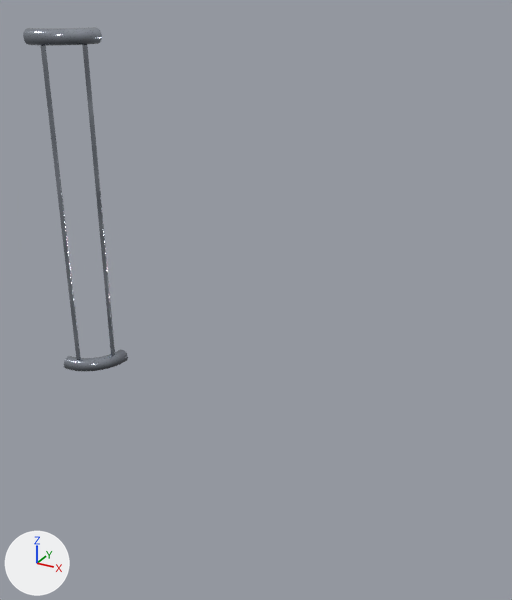
The glTF model public/katalog/modelle/gelaender-verbindung-90.gltf as it was, and as the next commit left it.
Camera for both pictures: a camera (50 mm lens) standing at (1.279, -1.366, 1.206) and looking at (0.509, 0.034, 0.506). The lights are fixed; the arrows at lower left show +X, +Y and +Z. The first picture is the older version. Vertices at exactly the same position are counted once.

The older version as bpy lines, for what is in view:
```python
me_sk0032_geländer_verbindung_90__001 = bpy.data.meshes.new('SK0032_Geländer-Verbindung_90°.001')
me_sk0032_geländer_verbindung_90__001.from_pydata(...)  # 1226 vertices, 1694 faces; spans x -0.065..0.065, y -0.065..0.065, z 0.0..1.12
# faces by material slot: [12, 1682]
me_sk0032_geländer_verbindung_90__001.materials.append(mat_beton_web_058)
me_sk0032_geländer_verbindung_90__001.materials.append(mat_stahl_web_046)
ob_sk0032_geländer_verbindung_90__001 = bpy.data.objects.new('SK0032_Geländer-Verbindung_90°.001', me_sk0032_geländer_verbindung_90__001)
ob_sk0032_geländer_verbindung_90__001.location = (0.0, 0.0, 0.0)
```
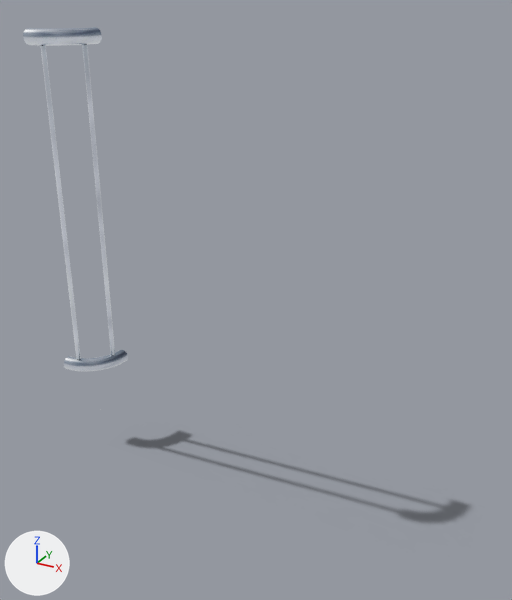
Changed parts and their boxes [x1, y1, x2, y2] in the pictures (512 x 600 px):
'Schatten', added
    after: [127, 432, 467, 522]
part 1 of me_sk0032_geländer_verbindung_90__001, recoloured
    both: [23, 27, 128, 371]

The change, as a list of edits to the scene's bpy script:
```text
Add img_gelaender_verbindung_90_licht:
    img_gelaender_verbindung_90_licht = load_image('gelaender-verbindung-90_licht', 'texturen/gelaender-verbindung-90_licht.jpg', 2048, 2048, 'sRGB')
Add img_gelaender_verbindung_90_schatten:
    img_gelaender_verbindung_90_schatten = load_image('gelaender-verbindung-90_schatten', 'texturen/gelaender-verbindung-90_schatten.png', 149, 41, 'sRGB')
Add mat_beton_web_027:
    mat_beton_web_027 = bpy.data.materials.new('Beton_web.027')
    # uses the picture img_gelaender_verbindung_90_licht
Add mat_stahl_web_018:
    mat_stahl_web_018 = bpy.data.materials.new('Stahl_web.018')
    # uses the picture img_gelaender_verbindung_90_licht
Add mat_schatten_025:
    mat_schatten_025 = bpy.data.materials.new('Schatten.025')
    # uses the picture img_gelaender_verbindung_90_schatten
Change me_sk0032_geländer_verbindung_90__001:
    where me_sk0032_geländer_verbindung_90__001.from_pydata(...)  # 1226 vertices, 1694 faces; spans x -0.065..0.065, y -0.065..0.065, z 0.0..1.12
    used by ob_sk0032_geländer_verbindung_90__001; location = (0.0, 0.0, 0.0)
    remove me_sk0032_geländer_verbindung_90__001.materials.append(mat_beton_web_058)
    me_sk0032_geländer_verbindung_90__001 part 1: all 1682 faces that had it switch from mat_stahl_web_046 to mat_stahl_web_018
    add me_sk0032_geländer_verbindung_90__001.materials.append(mat_beton_web_027)
Add me_schatten:
    me_schatten.from_pydata(...)  # 4 vertices, 2 faces; spans x 0.075..1.096, y -0.075..0.205, z 0.002
    me_schatten.materials.append(mat_schatten_025)
Add ob_schatten:
    ob_schatten = bpy.data.objects.new('Schatten', me_schatten)
    ob_schatten.location = (0.0, 0.0, 0.0)
```
